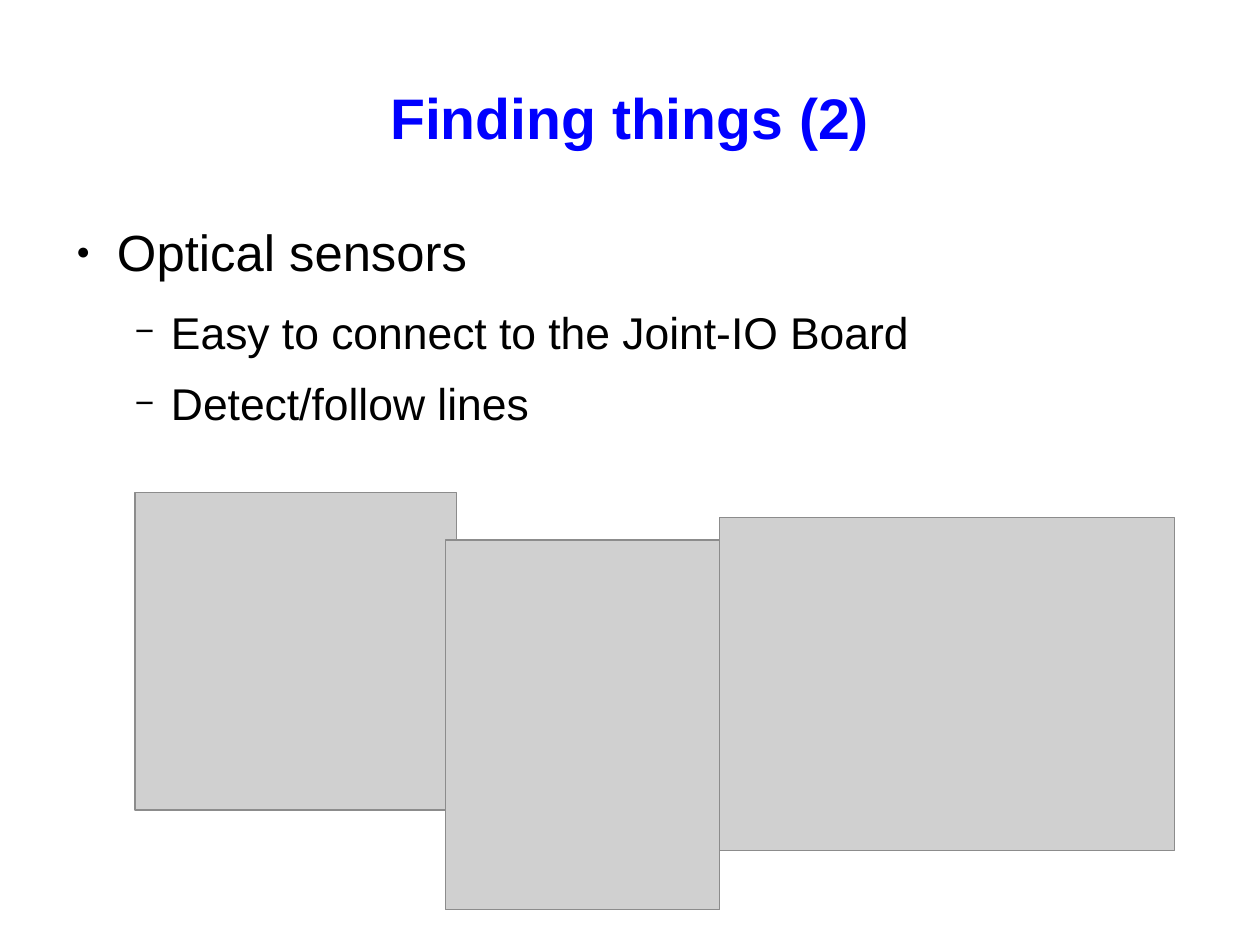
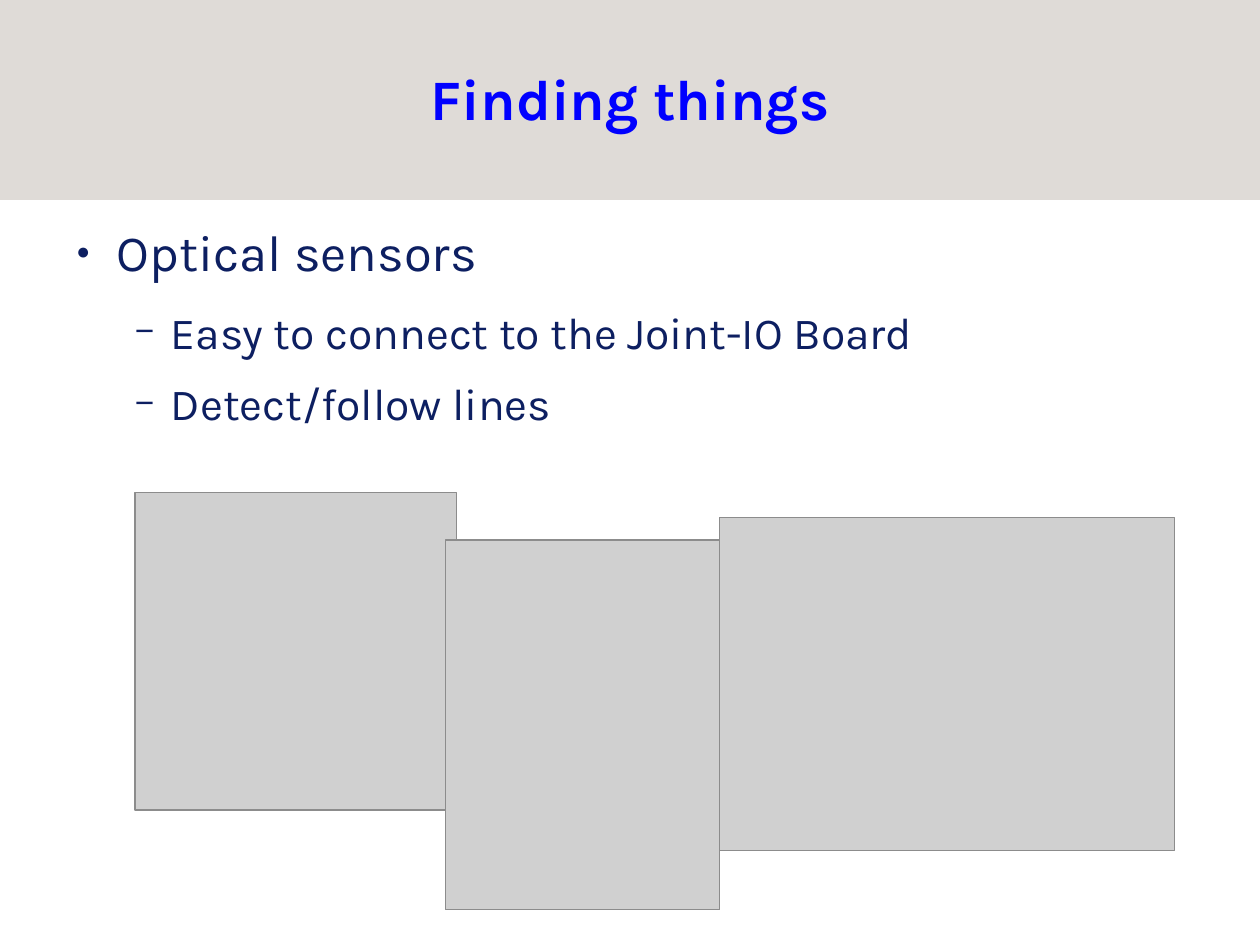
Before and after one commit to srobo/subversion-archive, a slide deck: slide 17 of KickStart/kickstart-08/presentations/kickstart-elec-presentation.odp. Drawn at 1260x945 pixels with LibreOffice and Linux fonts; fonts in the diff are those of the drawing; grey boxes stand for pictures; background and template pictures are left out. Boxes give left, top, right and bottom in pixels: in the first picture for what was removed or moved away, otherwise in the second. Text is boxed around its words. In the diff, an @@ line names an element or a change of style, - is before the commit and + after.

Commit message:
applied sr style

```diff
--- a/KickStart/kickstart-08/presentations/kickstart-elec-presentation.odp
+++ b/KickStart/kickstart-08/presentations/kickstart-elec-presentation.odp
@@ rectangle added at (x1=0, y1=0, x2=1260, y2=200), fill #DFDBD7 @@
@@ title at (x1=431, y1=79, x2=829, y2=134): text changed; font Arial to Karla @@
-Finding things (2)
+Finding things
@@ text "Optical sensors" at (x1=117, y1=236, x2=913, y2=424): font Arial to Karla, text colour #000000 to #0D1F61; bullet colour #000000 to #0D1F61 @@
```
Also in this commit, not shown: 23 other slides changed.
